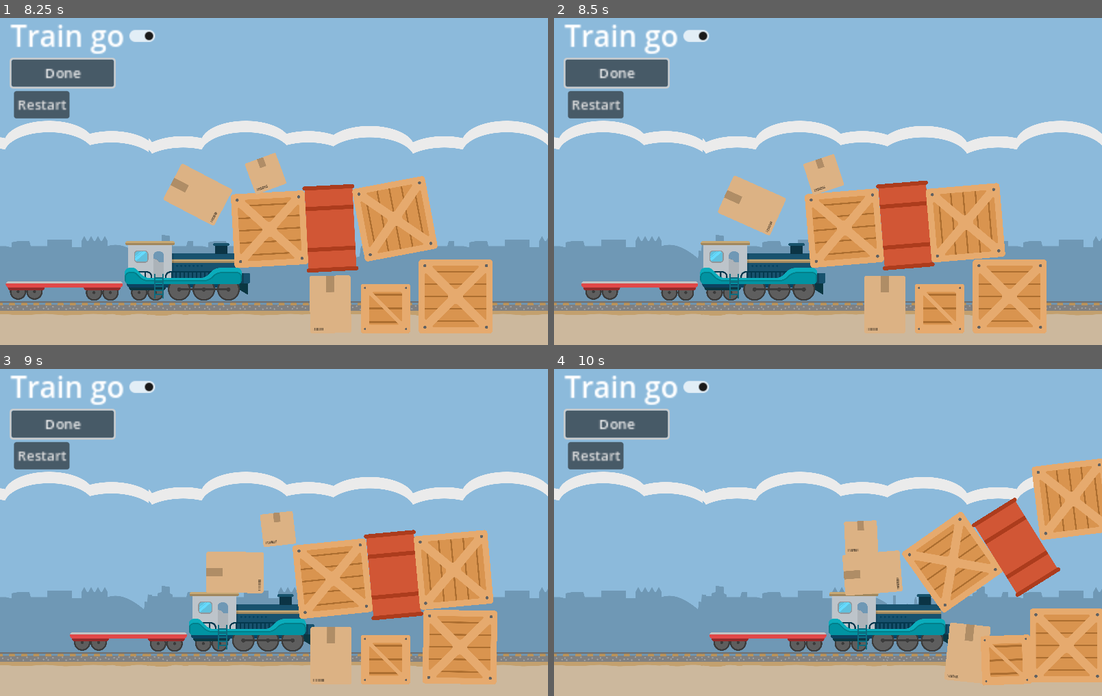
Above: before the commit, frames 1-4 (two rows, left to right).
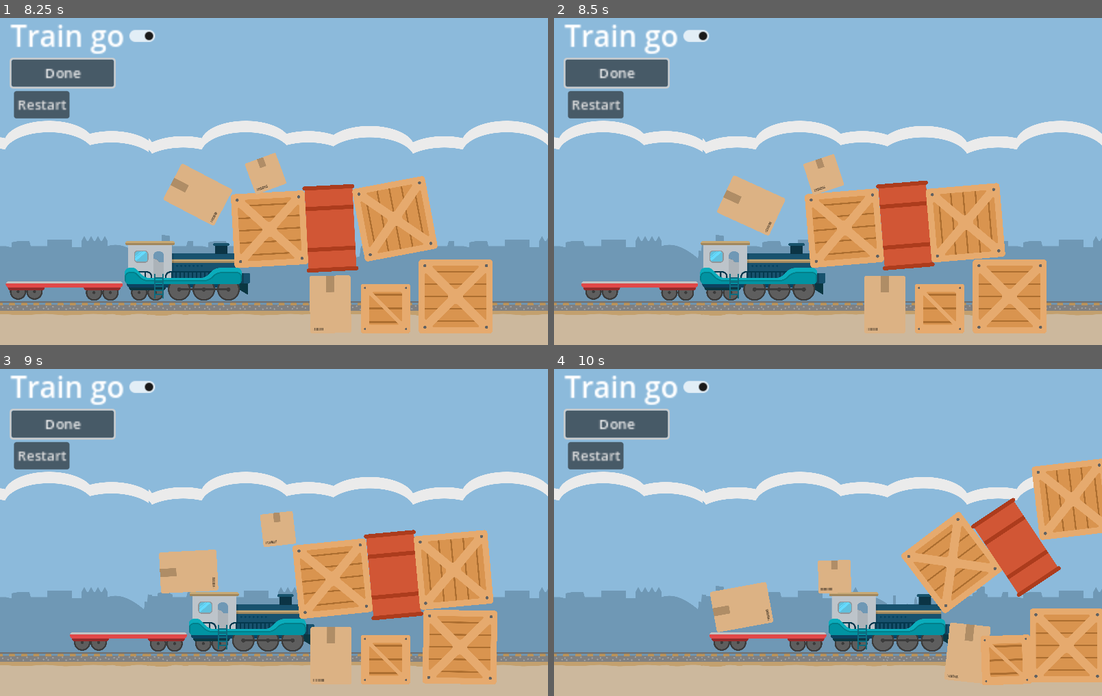
Above: after the commit, the same moments.

Repository: bonsaipropaganda/train-game
Game: Godot game, scene res://scenes/main.tscn
Two runs of this game, one before a commit and one after it. Both use one fixed random seed, a clock stepped at 60 frames per second and the inputs below.
Inputs (mouse positions are in pixels of both pictures, inside the frame that each line leads up to):
- Up to frame 1 (8.25 s): click "Done" at 0.5 s; click "Done" at 1.25 s; click "Restart" at 2 s; click "Restart" at 2.75 s; click "Restart" at 3.5 s; click "Train go" at 4.25 s; click "Train go" at 5 s; click "Train go" at 5.75 s; click "Done" at 6.5 s; move the mouse to (224, 295) at 7.27 s; press the mouse at (224, 295) at 7.28 s; move the mouse to (317, 233) at 8.02 s; release the mouse at (317, 233) at 8.03 s; click (317, 233) at 8.1 s
- Up to frame 2 (8.5 s): no input
- Up to frame 3 (9 s): move the mouse to (279, 529) at 8.77 s; press the mouse at (279, 529) at 8.78 s
- Up to frame 4 (10 s): move the mouse to (833, 571) at 9.52 s; release the mouse at (833, 571) at 9.53 s; click (833, 571) at 9.6 s

Frame 1 is identical in both runs. In frame 2, less than 0.1% of the frame differs, in the area x 29-43%, y 48-67%; in frame 3, 2.2%; in frame 4, 4.1%, in the area x 28-100%, y 27-97%.

Commit message:
yo just messing around
i gotta change the friking train scene type to rigid body 2d

Diff:
--- a/scenes/cargo/crate_big.tscn
+++ b/scenes/cargo/crate_big.tscn
@@ -20,5 +20,4 @@
 texture = ExtResource("2_ewkp1")
 
 [node name="CollisionShape2D" parent="Area2D" index="0"]
-position = Vector2(0, 0)
 shape = SubResource("RectangleShape2D_d4y2o")
--- a/scenes/game_scene.tscn
+++ b/scenes/game_scene.tscn
@@ -40,34 +40,42 @@
 [node name="CrateBig" parent="." instance=ExtResource("5_kcnev")]
 position = Vector2(524, 294)
 inertia = 0.0
+physics_material_override = null
 
 [node name="Barrel" parent="." instance=ExtResource("6_nv88b")]
 position = Vector2(741, 345)
 inertia = 0.0
+physics_material_override = null
 
 [node name="CardboardSmall" parent="." instance=ExtResource("7_yk7vb")]
 position = Vector2(621, 133)
 inertia = 0.0
+physics_material_override = null
 
 [node name="CardboardTall" parent="." instance=ExtResource("8_0i5gc")]
 position = Vector2(473, 119)
 inertia = 0.0
+physics_material_override = null
 
 [node name="CrateBig2" parent="." instance=ExtResource("5_kcnev")]
 position = Vector2(804, 85)
 inertia = 0.0
+physics_material_override = null
 
 [node name="CrateBig3" parent="." instance=ExtResource("5_kcnev")]
 position = Vector2(1064, 588)
 inertia = 0.0
+physics_material_override = null
 
 [node name="CardboardTall2" parent="." instance=ExtResource("8_0i5gc")]
 position = Vector2(748, 566)
 inertia = 0.0
+physics_material_override = null
 
 [node name="CrateSmall" parent="." instance=ExtResource("9_ae7kk")]
 position = Vector2(900, 342)
 inertia = 0.0
+physics_material_override = null
 
 [node name="Control" type="Control" parent="."]
 layout_mode = 3
--- a/scenes/train_bed.gd
+++ b/scenes/train_bed.gd
@@ -15,5 +15,9 @@
 		body.reparent(self)
 
 
-#func _on_cargo_detection_body_exited(body: Node2D) -> void:
-#	body.reparent(get_parent().get_parent())
+func _on_cargo_detection_body_exited(body: Node2D) -> void:
+	print(body.name)
+	var body_parent = body.get_parent().name
+	if body_parent == "TrainBed":
+		body.reparent(get_parent().get_parent())
+		print(body.get_parent().name)
